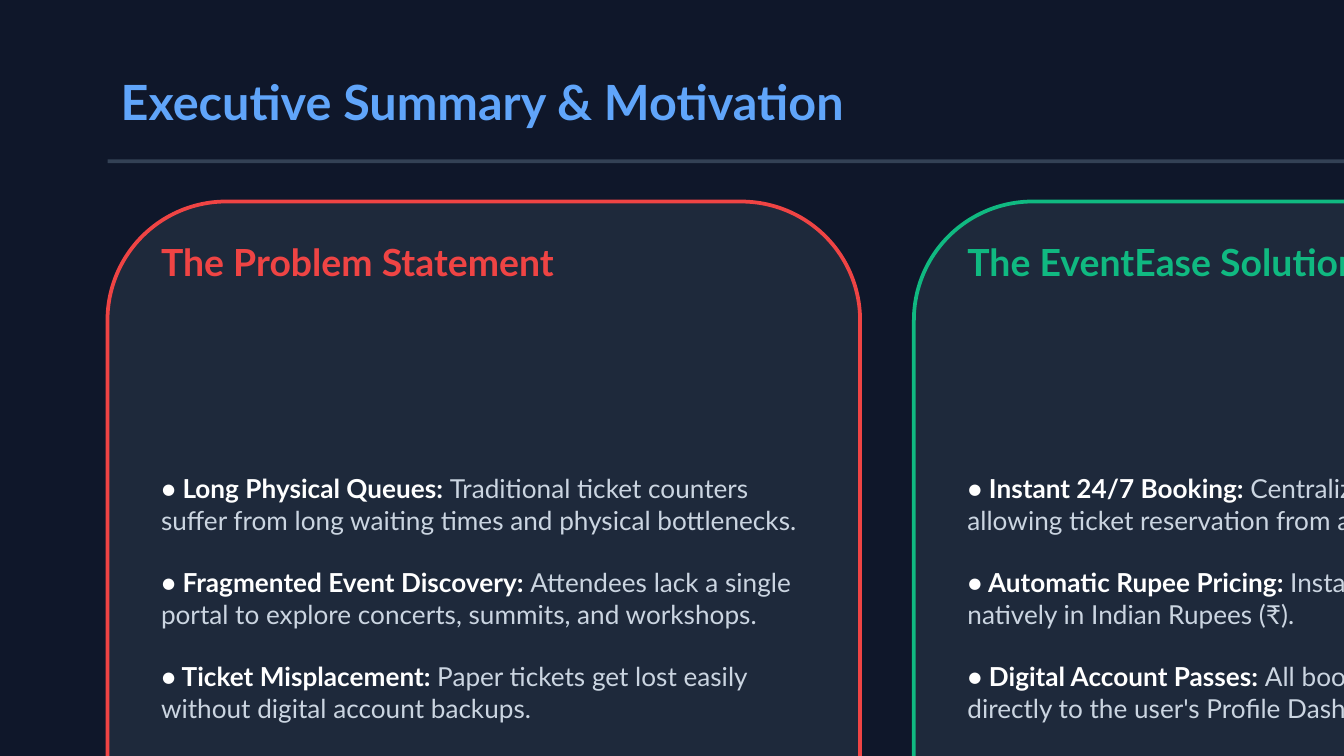
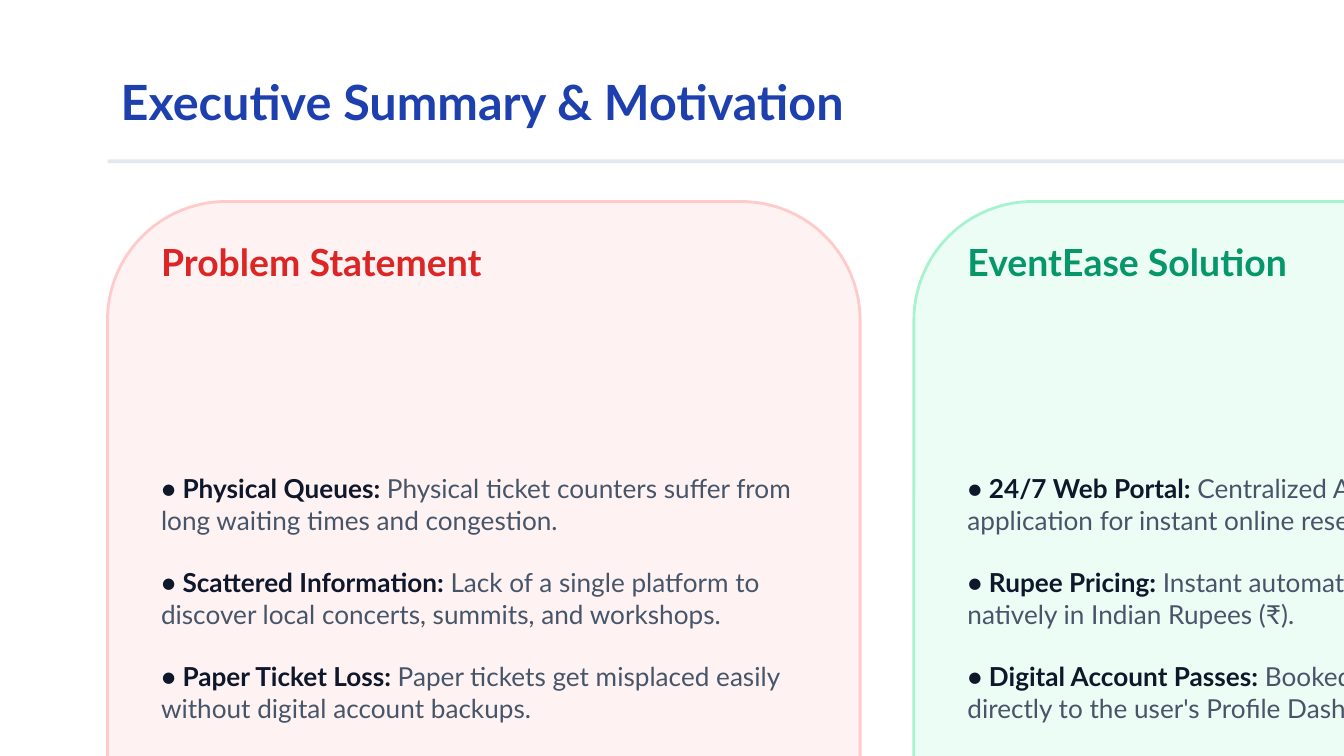
Before and after one commit to sakaliyavinay/EventEase, a slide deck: slide 2 of EventEase_Presentation.pptx. Drawn at 1344x756 pixels with LibreOffice and Linux fonts; fonts in the diff are those of the drawing. Boxes give left, top, right and bottom in pixels: in the first picture for what was removed or moved away, otherwise in the second. Text is boxed around its words. In the diff, an @@ line names an element or a change of style, - is before the commit and + after.

```diff
--- a/EventEase_Presentation.pptx
+++ b/EventEase_Presentation.pptx
@@ background #0F172A to #FFFFFF @@
@@ text "Executive Summary & Motivation" at (121,84,844,128): text colour #60A5FA to #1E40AF @@
@@ line (108, 161) - (1344, 161): stroke #334155 2 pt to #E2E8F0 2 pt @@
@@ rounded rectangle at (108,202,860,756): fill #1E293B to #FEF2F2; outline #EF4444 2 pt to #FECACA 1.5 pt @@
@@ rounded rectangle at (914,202,1344,756): fill #1E293B to #ECFDF5; outline #10B981 2 pt to #A7F3D0 1.5 pt @@
@@ text at (161,248,482,277): text changed; text colour #EF4444 to #DC2626 @@
-The Problem Statement
+Problem Statement
@@ text at (967,248,1287,277): text changed; text colour #10B981 to #059669 @@
-The EventEase Solution
+EventEase Solution
@@ text at (161,478,790,722): text changed; text colour #CBD5E1 to #475569 @@
-• Long Physical Queues: Traditional ticket counters suffer from long waiting times and physical bottlenecks.
-• Fragmented Event Discovery: Attendees lack a single portal to explore concerts, summits, and workshops.
-• Ticket Misplacement: Paper tickets get lost easily without digital account backups.
+• Physical Queues: Physical ticket counters suffer from long waiting times and congestion.
+• Scattered Information: Lack of a single platform to discover local concerts, summits, and workshops.
+• Paper Ticket Loss: Paper tickets get misplaced easily without digital account backups.
@@ text at (967,478,1344,722): text changed; text colour #CBD5E1 to #475569 @@
-• Instant 24/7 Booking: Centralized Web Application allowing ticket reservation from anywhere.
-• Automatic Rupee Pricing: Instant price calculations natively in Indian Rupees (₹).
-• Digital Account Passes: All booked passes are saved directly to the user's Profile Dashboard.
+• 24/7 Web Portal: Centralized ASP.NET MVC web application for instant online reservation.
+• Rupee Pricing: Instant automated price calculations natively in Indian Rupees (₹).
+• Digital Account Passes: Booked tickets are saved directly to the user's Profile Dashboard.
```
Also in this commit, not shown: 9 other slides changed, 4 other files.
